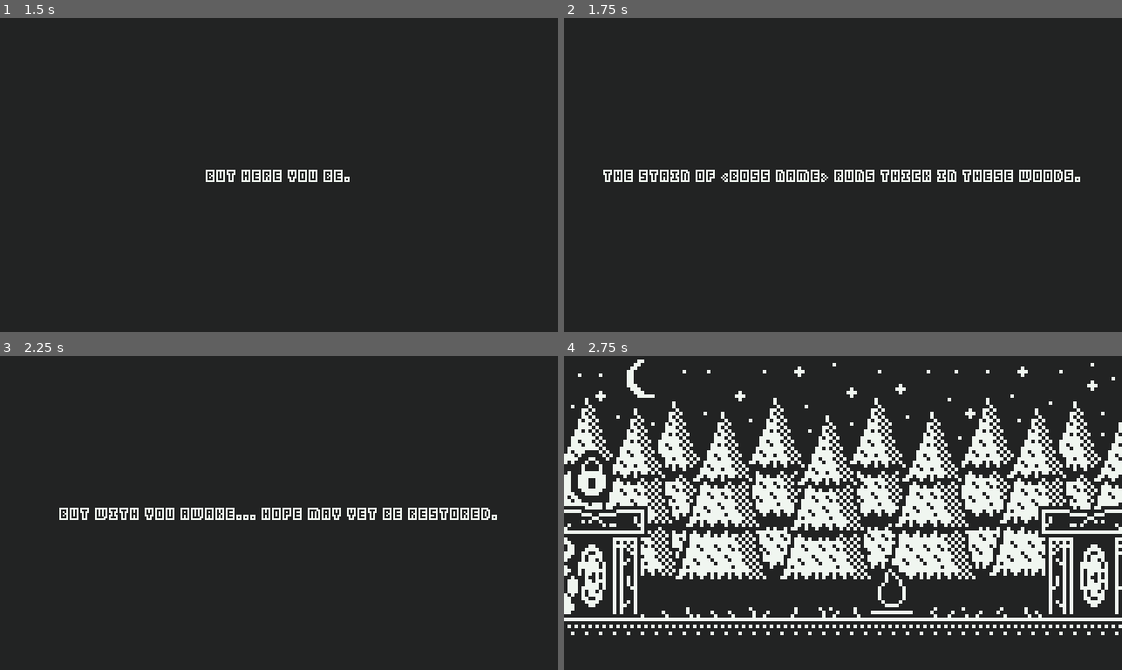
Above: before the commit, frames 1-4 (two rows, left to right).
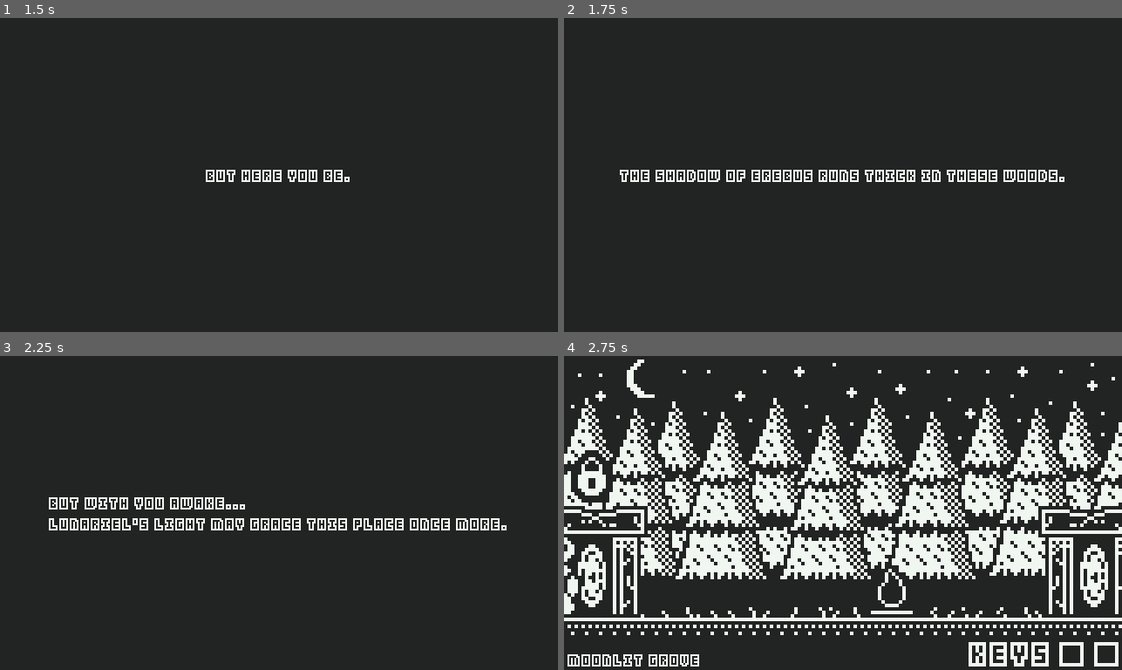
Above: after the commit, the same moments.

Repository: SolarLabyrinth/Lunariel
Game: Godot game, scene res://Scenes/MainMenu.tscn
Same seed, same stepped clock (60 frames per second), same inputs: the game is played once before the commit and once after it.
Inputs (mouse positions are in pixels of both pictures, inside the frame that each line leads up to):
- Up to frame 1 (1.5 s): click (279, 190) at 0.5 s; tap Enter (ui_accept) at 1.25 s; move the mouse to (401, 159) at 1.27 s; hold Right (ui_right) from 1.28 s (still down); tap E (sl_interact) at 1.35 s
- Up to frame 2 (1.75 s): keep holding Right (ui_right); tap Enter (ui_accept) at 1.52 s
- Up to frame 3 (2.25 s): tap Enter (ui_accept) at 2 s; move the mouse to (167, 528) at 2.02 s; release Right (ui_right) at 2.03 s; hold Left (ui_left) from 2.03 s (still down); click (167, 528) at 2.1 s
- Up to frame 4 (2.75 s): keep holding Left (ui_left); tap Enter (ui_accept) at 2.27 s

Frame 1 is identical in both runs. In frame 2, 1.7% of the frame differs, in the area x 7-93%, y 48-53%; in frame 3, 3.1%, in the area x 8-91%, y 45-56%; in frame 4, 1.5%.

Commit message:
key slots

Diff:
--- a/Resources/world_stats.gd
+++ b/Resources/world_stats.gd
@@ -17,6 +17,9 @@
     1: false,
     2: false,
 }
+
+signal keys_changed
+
 @export var enemies := generate_enemies()
 
 func generate_enemies() -> Dictionary:
--- a/Scenes/Levels/Level1.tscn
+++ b/Scenes/Levels/Level1.tscn
@@ -1,10 +1,12 @@
-[gd_scene load_steps=6 format=3 uid="uid://bmrowkvyf6mho"]
+[gd_scene load_steps=8 format=3 uid="uid://bmrowkvyf6mho"]
 
 [ext_resource type="Script" path="res://Scenes/Levels/level.gd" id="1_0dagy"]
 [ext_resource type="PackedScene" uid="uid://c31pd0pwwwyci" path="res://Things/Grace.tscn" id="1_hr5tb"]
 [ext_resource type="PackedScene" uid="uid://bvl874wa3nmyj" path="res://Things/floor.tscn" id="2_dp1a0"]
 [ext_resource type="PackedScene" uid="uid://bytubugb5uuw3" path="res://Things/Player.tscn" id="2_kilnd"]
 [ext_resource type="PackedScene" uid="uid://b3ut4j5jl2dct" path="res://Things/Door.tscn" id="3_auagh"]
+[ext_resource type="Theme" uid="uid://bahunhngepcwh" path="res://Resources/ui-theme.tres" id="6_1ider"]
+[ext_resource type="PackedScene" uid="uid://cqu0feemqe45k" path="res://Things/KeysUI.tscn" id="7_m77si"]
 
 [node name="Level1" type="Node2D"]
 script = ExtResource("1_0dagy")
@@ -28,3 +30,17 @@
 
 [node name="Player" parent="." instance=ExtResource("2_kilnd")]
 position = Vector2(179, 252)
+
+[node name="Title" type="RichTextLabel" parent="."]
+offset_left = 4.0
+offset_top = 336.0
+offset_right = 640.0
+offset_bottom = 360.0
+theme = ExtResource("6_1ider")
+text = "Moonlit Grove"
+fit_content = true
+scroll_active = false
+autowrap_mode = 0
+
+[node name="KeysUi" parent="." instance=ExtResource("7_m77si")]
+position = Vector2(550, 342)
--- a/Scenes/Levels/Level2.tscn
+++ b/Scenes/Levels/Level2.tscn
@@ -1,10 +1,12 @@
-[gd_scene load_steps=6 format=3 uid="uid://b1eg6g83sqb1o"]
+[gd_scene load_steps=8 format=3 uid="uid://b1eg6g83sqb1o"]
 
 [ext_resource type="PackedScene" uid="uid://bytubugb5uuw3" path="res://Things/Player.tscn" id="1_3ey2r"]
 [ext_resource type="Script" path="res://Scenes/Levels/level.gd" id="1_wv4bw"]
 [ext_resource type="PackedScene" uid="uid://b3ut4j5jl2dct" path="res://Things/Door.tscn" id="2_dpmdo"]
 [ext_resource type="PackedScene" uid="uid://bvl874wa3nmyj" path="res://Things/floor.tscn" id="2_p00eh"]
 [ext_resource type="PackedScene" uid="uid://dr71kej45meo" path="res://Things/Enemy.tscn" id="3_pf2h0"]
+[ext_resource type="Theme" uid="uid://bahunhngepcwh" path="res://Resources/ui-theme.tres" id="6_awune"]
+[ext_resource type="PackedScene" uid="uid://cqu0feemqe45k" path="res://Things/KeysUI.tscn" id="7_8uai6"]
 
 [node name="Level2" type="Node2D"]
 script = ExtResource("1_wv4bw")
@@ -31,3 +33,17 @@
 
 [node name="Player" parent="." instance=ExtResource("1_3ey2r")]
 position = Vector2(122, 252)
+
+[node name="Title" type="RichTextLabel" parent="."]
+offset_left = 4.0
+offset_top = 336.0
+offset_right = 640.0
+offset_bottom = 360.0
+theme = ExtResource("6_awune")
+text = "Eldritch Crossroads"
+fit_content = true
+scroll_active = false
+autowrap_mode = 0
+
+[node name="KeysUi" parent="." instance=ExtResource("7_8uai6")]
+position = Vector2(550, 342)
--- a/Scenes/Levels/Level3.tscn
+++ b/Scenes/Levels/Level3.tscn
@@ -1,10 +1,12 @@
-[gd_scene load_steps=6 format=3 uid="uid://d3viiet6ymq0c"]
+[gd_scene load_steps=8 format=3 uid="uid://d3viiet6ymq0c"]
 
 [ext_resource type="PackedScene" uid="uid://bvl874wa3nmyj" path="res://Things/floor.tscn" id="1_ws5u3"]
 [ext_resource type="PackedScene" uid="uid://b3ut4j5jl2dct" path="res://Things/Door.tscn" id="2_vlcq0"]
 [ext_resource type="PackedScene" uid="uid://dr71kej45meo" path="res://Things/Enemy.tscn" id="3_satr7"]
 [ext_resource type="PackedScene" uid="uid://c31pd0pwwwyci" path="res://Things/Grace.tscn" id="4_rp4xi"]
 [ext_resource type="PackedScene" uid="uid://bytubugb5uuw3" path="res://Things/Player.tscn" id="5_2fvii"]
+[ext_resource type="Theme" uid="uid://bahunhngepcwh" path="res://Resources/ui-theme.tres" id="6_l6tvp"]
+[ext_resource type="PackedScene" uid="uid://cqu0feemqe45k" path="res://Things/KeysUI.tscn" id="7_praku"]
 
 [node name="Level3" type="Node2D"]
 
@@ -30,3 +32,17 @@
 
 [node name="Player" parent="." instance=ExtResource("5_2fvii")]
 position = Vector2(122, 252)
+
+[node name="Title" type="RichTextLabel" parent="."]
+offset_left = 4.0
+offset_top = 336.0
+offset_right = 640.0
+offset_bottom = 360.0
+theme = ExtResource("6_l6tvp")
+text = "Twilight Thicket"
+fit_content = true
+scroll_active = false
+autowrap_mode = 0
+
+[node name="KeysUi" parent="." instance=ExtResource("7_praku")]
+position = Vector2(550, 342)
--- a/Scenes/Levels/Level4.tscn
+++ b/Scenes/Levels/Level4.tscn
@@ -1,10 +1,12 @@
-[gd_scene load_steps=6 format=3 uid="uid://cbc3q2dhw3060"]
+[gd_scene load_steps=8 format=3 uid="uid://cbc3q2dhw3060"]
 
 [ext_resource type="PackedScene" uid="uid://bvl874wa3nmyj" path="res://Things/floor.tscn" id="1_q8ikv"]
 [ext_resource type="PackedScene" uid="uid://b3ut4j5jl2dct" path="res://Things/Door.tscn" id="2_iclgb"]
 [ext_resource type="PackedScene" uid="uid://dr71kej45meo" path="res://Things/Enemy.tscn" id="3_4b0tf"]
 [ext_resource type="PackedScene" uid="uid://bytubugb5uuw3" path="res://Things/Player.tscn" id="4_280mj"]
 [ext_resource type="PackedScene" uid="uid://dkj31suye1iqr" path="res://Things/Key.tscn" id="5_rrmxv"]
+[ext_resource type="Theme" uid="uid://bahunhngepcwh" path="res://Resources/ui-theme.tres" id="6_f02n7"]
+[ext_resource type="PackedScene" uid="uid://cqu0feemqe45k" path="res://Things/KeysUI.tscn" id="7_5etro"]
 
 [node name="Level4" type="Node2D"]
 
@@ -26,3 +28,17 @@
 
 [node name="Player" parent="." instance=ExtResource("4_280mj")]
 position = Vector2(122, 252)
+
+[node name="Title" type="RichTextLabel" parent="."]
+offset_left = 4.0
+offset_top = 336.0
+offset_right = 644.0
+offset_bottom = 360.0
+theme = ExtResource("6_f02n7")
+text = "Shadowmire's Hollow"
+fit_content = true
+scroll_active = false
+autowrap_mode = 0
+
+[node name="KeysUi" parent="." instance=ExtResource("7_5etro")]
+position = Vector2(550, 342)
--- a/Scenes/Levels/Level5.tscn
+++ b/Scenes/Levels/Level5.tscn
@@ -1,10 +1,12 @@
-[gd_scene load_steps=6 format=3 uid="uid://dct08nx4eww2"]
+[gd_scene load_steps=8 format=3 uid="uid://dct08nx4eww2"]
 
 [ext_resource type="PackedScene" uid="uid://bvl874wa3nmyj" path="res://Things/floor.tscn" id="1_fnqni"]
 [ext_resource type="PackedScene" uid="uid://b3ut4j5jl2dct" path="res://Things/Door.tscn" id="2_y8f50"]
 [ext_resource type="PackedScene" uid="uid://dr71kej45meo" path="res://Things/Enemy.tscn" id="3_vqwj0"]
 [ext_resource type="PackedScene" uid="uid://c31pd0pwwwyci" path="res://Things/Grace.tscn" id="4_nvnbx"]
 [ext_resource type="PackedScene" uid="uid://bytubugb5uuw3" path="res://Things/Player.tscn" id="5_d3lse"]
+[ext_resource type="Theme" uid="uid://bahunhngepcwh" path="res://Resources/ui-theme.tres" id="6_kifn6"]
+[ext_resource type="PackedScene" uid="uid://cqu0feemqe45k" path="res://Things/KeysUI.tscn" id="7_f87t5"]
 
 [node name="Level5" type="Node2D"]
 
@@ -31,3 +33,17 @@
 
 [node name="Player" parent="." instance=ExtResource("5_d3lse")]
 position = Vector2(523, 252)
+
+[node name="Title" type="RichTextLabel" parent="."]
+offset_left = 4.0
+offset_top = 336.0
+offset_right = 644.0
+offset_bottom = 360.0
+theme = ExtResource("6_kifn6")
+text = "Shadowfen Glade"
+fit_content = true
+scroll_active = false
+autowrap_mode = 0
+
+[node name="KeysUi" parent="." instance=ExtResource("7_f87t5")]
+position = Vector2(550, 342)
--- a/Scenes/Levels/Level6.tscn
+++ b/Scenes/Levels/Level6.tscn
@@ -1,10 +1,12 @@
-[gd_scene load_steps=6 format=3 uid="uid://blul4mhtmi5kh"]
+[gd_scene load_steps=8 format=3 uid="uid://blul4mhtmi5kh"]
 
 [ext_resource type="PackedScene" uid="uid://bvl874wa3nmyj" path="res://Things/floor.tscn" id="1_vfjoj"]
 [ext_resource type="PackedScene" uid="uid://dr71kej45meo" path="res://Things/Enemy.tscn" id="2_wl7bb"]
 [ext_resource type="PackedScene" uid="uid://b3ut4j5jl2dct" path="res://Things/Door.tscn" id="3_exe67"]
 [ext_resource type="PackedScene" uid="uid://dkj31suye1iqr" path="res://Things/Key.tscn" id="4_py58y"]
 [ext_resource type="PackedScene" uid="uid://bytubugb5uuw3" path="res://Things/Player.tscn" id="4_wah20"]
+[ext_resource type="Theme" uid="uid://bahunhngepcwh" path="res://Resources/ui-theme.tres" id="6_rroaw"]
+[ext_resource type="PackedScene" uid="uid://cqu0feemqe45k" path="res://Things/KeysUI.tscn" id="7_r3t0q"]
 
 [node name="Level6" type="Node2D"]
 
@@ -26,3 +28,17 @@
 
 [node name="Player" parent="." instance=ExtResource("4_wah20")]
 position = Vector2(523, 252)
+
+[node name="Title" type="RichTextLabel" parent="."]
+offset_left = 4.0
+offset_top = 336.0
+offset_right = 644.0
+offset_bottom = 360.0
+theme = ExtResource("6_rroaw")
+text = "The Gloomveil"
+fit_content = true
+scroll_active = false
+autowrap_mode = 0
+
+[node name="KeysUi" parent="." instance=ExtResource("7_r3t0q")]
+position = Vector2(550, 342)
--- a/Scenes/Levels/Level7.tscn
+++ b/Scenes/Levels/Level7.tscn
@@ -1,10 +1,12 @@
-[gd_scene load_steps=6 format=3 uid="uid://ek8v7sefc2lb"]
+[gd_scene load_steps=8 format=3 uid="uid://ek8v7sefc2lb"]
 
 [ext_resource type="PackedScene" uid="uid://bvl874wa3nmyj" path="res://Things/floor.tscn" id="1_xqdbe"]
 [ext_resource type="PackedScene" uid="uid://b3ut4j5jl2dct" path="res://Things/Door.tscn" id="2_p35qo"]
 [ext_resource type="PackedScene" uid="uid://dr71kej45meo" path="res://Things/Enemy.tscn" id="3_b7q7x"]
 [ext_resource type="PackedScene" uid="uid://c31pd0pwwwyci" path="res://Things/Grace.tscn" id="4_0q1b7"]
 [ext_resource type="PackedScene" uid="uid://bytubugb5uuw3" path="res://Things/Player.tscn" id="5_546ek"]
+[ext_resource type="Theme" uid="uid://bahunhngepcwh" path="res://Resources/ui-theme.tres" id="6_3o7tk"]
+[ext_resource type="PackedScene" uid="uid://cqu0feemqe45k" path="res://Things/KeysUI.tscn" id="7_d13j5"]
 
 [node name="Level7" type="Node2D"]
 
@@ -31,3 +33,17 @@
 
 [node name="Player" parent="." instance=ExtResource("5_546ek")]
 position = Vector2(122, 252)
+
+[node name="Title" type="RichTextLabel" parent="."]
+offset_left = 4.0
+offset_top = 336.0
+offset_right = 644.0
+offset_bottom = 360.0
+theme = ExtResource("6_3o7tk")
+text = "Shadowfen Glade"
+fit_content = true
+scroll_active = false
+autowrap_mode = 0
+
+[node name="KeysUi" parent="." instance=ExtResource("7_d13j5")]
+position = Vector2(550, 342)
--- a/Scenes/Levels/Level8.tscn
+++ b/Scenes/Levels/Level8.tscn
@@ -1,9 +1,11 @@
-[gd_scene load_steps=5 format=3 uid="uid://bxbtrpv4tcxbt"]
+[gd_scene load_steps=7 format=3 uid="uid://bxbtrpv4tcxbt"]
 
 [ext_resource type="PackedScene" uid="uid://bvl874wa3nmyj" path="res://Things/floor.tscn" id="1_i801v"]
 [ext_resource type="PackedScene" uid="uid://b3ut4j5jl2dct" path="res://Things/Door.tscn" id="2_mj0e3"]
 [ext_resource type="PackedScene" uid="uid://dr71kej45meo" path="res://Things/Enemy.tscn" id="3_upc2u"]
 [ext_resource type="PackedScene" uid="uid://bytubugb5uuw3" path="res://Things/Player.tscn" id="4_gx8dn"]
+[ext_resource type="Theme" uid="uid://bahunhngepcwh" path="res://Resources/ui-theme.tres" id="5_sfek8"]
+[ext_resource type="PackedScene" uid="uid://cqu0feemqe45k" path="res://Things/KeysUI.tscn" id="6_lbxbr"]
 
 [node name="Level8" type="Node2D"]
 
@@ -22,3 +24,17 @@
 
 [node name="Player" parent="." instance=ExtResource("4_gx8dn")]
 position = Vector2(122, 252)
+
+[node name="Title" type="RichTextLabel" parent="."]
+offset_left = 4.0
+offset_top = 336.0
+offset_right = 640.0
+offset_bottom = 360.0
+theme = ExtResource("5_sfek8")
+text = "Sanctum of Erebus"
+fit_content = true
+scroll_active = false
+autowrap_mode = 0
+
+[node name="KeysUi" parent="." instance=ExtResource("6_lbxbr")]
+position = Vector2(550, 342)
--- a/Scenes/intro.gd
+++ b/Scenes/intro.gd
@@ -4,10 +4,11 @@
 	"""You've slumbered for so long spirit.
 We thought you gone.""",
 	"""But here you be.""",
-	"""The stain of <Boss name> runs thick in these woods.""",
+	"""The shadow of Erebus runs thick in these woods.""",
 	"""The strong of it's denizens have long since fled.
 The lesser lie dead.""",
-	"""But with you awake... Hope may yet be restored."""
+	"""But with you awake...
+Lunariel's Light may grace this place once more.""",
 ]
 
 @onready var text: RichTextLabel = %Text
--- a/Things/Key.tscn
+++ b/Things/Key.tscn
@@ -10,6 +10,21 @@
 [sub_resource type="AtlasTexture" id="AtlasTexture_r0hrw"]
 atlas = ExtResource("1_68h0i")
 region = Rect2(68, 18, 8, 13)
+
+[sub_resource type="Animation" id="Animation_p4nr4"]
+length = 0.001
+tracks/0/type = "value"
+tracks/0/imported = false
+tracks/0/enabled = true
+tracks/0/path = NodePath("Sprite2D:position")
+tracks/0/interp = 1
+tracks/0/loop_wrap = true
+tracks/0/keys = {
+"times": PackedFloat32Array(0),
+"transitions": PackedFloat32Array(1),
+"update": 0,
+"values": [Vector2(0, 0)]
+}
 
 [sub_resource type="Animation" id="Animation_a53gd"]
 resource_name = "new_animation"
@@ -25,21 +40,6 @@
 "transitions": PackedFloat32Array(1, 1),
 "update": 0,
 "values": [Vector2(0, 0), Vector2(0, -4)]
-}
-
-[sub_resource type="Animation" id="Animation_p4nr4"]
-length = 0.001
-tracks/0/type = "value"
-tracks/0/imported = false
-tracks/0/enabled = true
-tracks/0/path = NodePath("Sprite2D:position")
-tracks/0/interp = 1
-tracks/0/loop_wrap = true
-tracks/0/keys = {
-"times": PackedFloat32Array(0),
-"transitions": PackedFloat32Array(1),
-"update": 0,
-"values": [Vector2(0, 0)]
 }
 
 [sub_resource type="AnimationLibrary" id="AnimationLibrary_2yj7e"]
--- /dev/null
+++ b/Things/KeysUI.tscn
@@ -0,0 +1,61 @@
+[gd_scene load_steps=8 format=3 uid="uid://cqu0feemqe45k"]
+
+[ext_resource type="Script" path="res://Things/keys_ui.gd" id="1_0pgcm"]
+[ext_resource type="Texture2D" uid="uid://6x75b45f4vsp" path="res://Assets/main-spritesheet.png" id="1_7g7wo"]
+
+[sub_resource type="AtlasTexture" id="AtlasTexture_7aglg"]
+atlas = ExtResource("1_7g7wo")
+region = Rect2(0, 128, 45, 9)
+
+[sub_resource type="AtlasTexture" id="AtlasTexture_kchh0"]
+atlas = ExtResource("1_7g7wo")
+region = Rect2(37, 129, 7, 7)
+
+[sub_resource type="AtlasTexture" id="AtlasTexture_v8duy"]
+atlas = ExtResource("1_7g7wo")
+region = Rect2(27, 129, 7, 7)
+
+[sub_resource type="SpriteFrames" id="SpriteFrames_h4rn7"]
+animations = [{
+"frames": [{
+"duration": 1.0,
+"texture": SubResource("AtlasTexture_kchh0")
+}, {
+"duration": 1.0,
+"texture": SubResource("AtlasTexture_v8duy")
+}],
+"loop": true,
+"name": &"default",
+"speed": 5.0
+}]
+
+[sub_resource type="SpriteFrames" id="SpriteFrames_rc5kk"]
+animations = [{
+"frames": [{
+"duration": 1.0,
+"texture": SubResource("AtlasTexture_kchh0")
+}, {
+"duration": 1.0,
+"texture": SubResource("AtlasTexture_v8duy")
+}],
+"loop": true,
+"name": &"default",
+"speed": 5.0
+}]
+
+[node name="KeysUi" type="Node2D"]
+scale = Vector2(4, 4)
+script = ExtResource("1_0pgcm")
+
+[node name="Sprite2D" type="Sprite2D" parent="."]
+texture = SubResource("AtlasTexture_7aglg")
+
+[node name="Key1" type="AnimatedSprite2D" parent="."]
+unique_name_in_owner = true
+position = Vector2(8, 0)
+sprite_frames = SubResource("SpriteFrames_h4rn7")
+
+[node name="Key2" type="AnimatedSprite2D" parent="."]
+unique_name_in_owner = true
+position = Vector2(18, 0)
+sprite_frames = SubResource("SpriteFrames_rc5kk")
--- a/Things/key.gd
+++ b/Things/key.gd
@@ -10,4 +10,5 @@
 
 func _on_area_2d_area_entered(_area:Area2D) -> void:
 	world_stats.keys[key_id] = true
+	world_stats.keys_changed.emit()
 	queue_free()
--- /dev/null
+++ b/Things/keys_ui.gd
@@ -0,0 +1,24 @@
+extends Node2D
+
+@onready var key1 = %Key1
+@onready var key2 = %Key2
+
+var world_stats: WorldStats = preload("res://Resources/world_stats.tres")
+
+func _ready() -> void:
+    set_keys()
+    world_stats.keys_changed.connect(set_keys)
+
+func _exit_tree() -> void:
+    world_stats.keys_changed.disconnect(set_keys)
+
+func set_keys() -> void:
+    print(world_stats.keys)
+    if world_stats.keys[1]:
+        key1.frame = 1
+    else:
+        key1.frame = 0
+    if world_stats.keys[2]:
+        key2.frame = 1
+    else:
+        key2.frame = 0
Binary file added: Assets/itch-banner.aseprite
Binary file added: Assets/itch-banner.png
Not shown, added: Assets/itch-banner.png.import
Binary file changed: Assets/main-spritesheet.aseprite
Binary file changed: Assets/main-spritesheet.png
